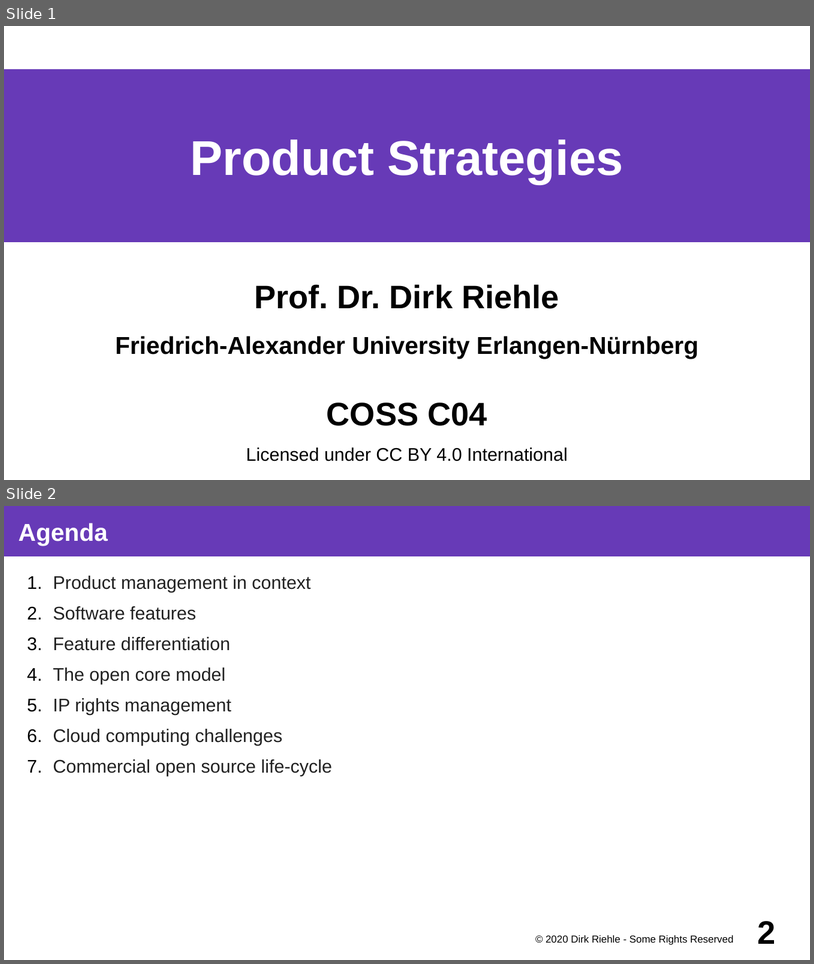
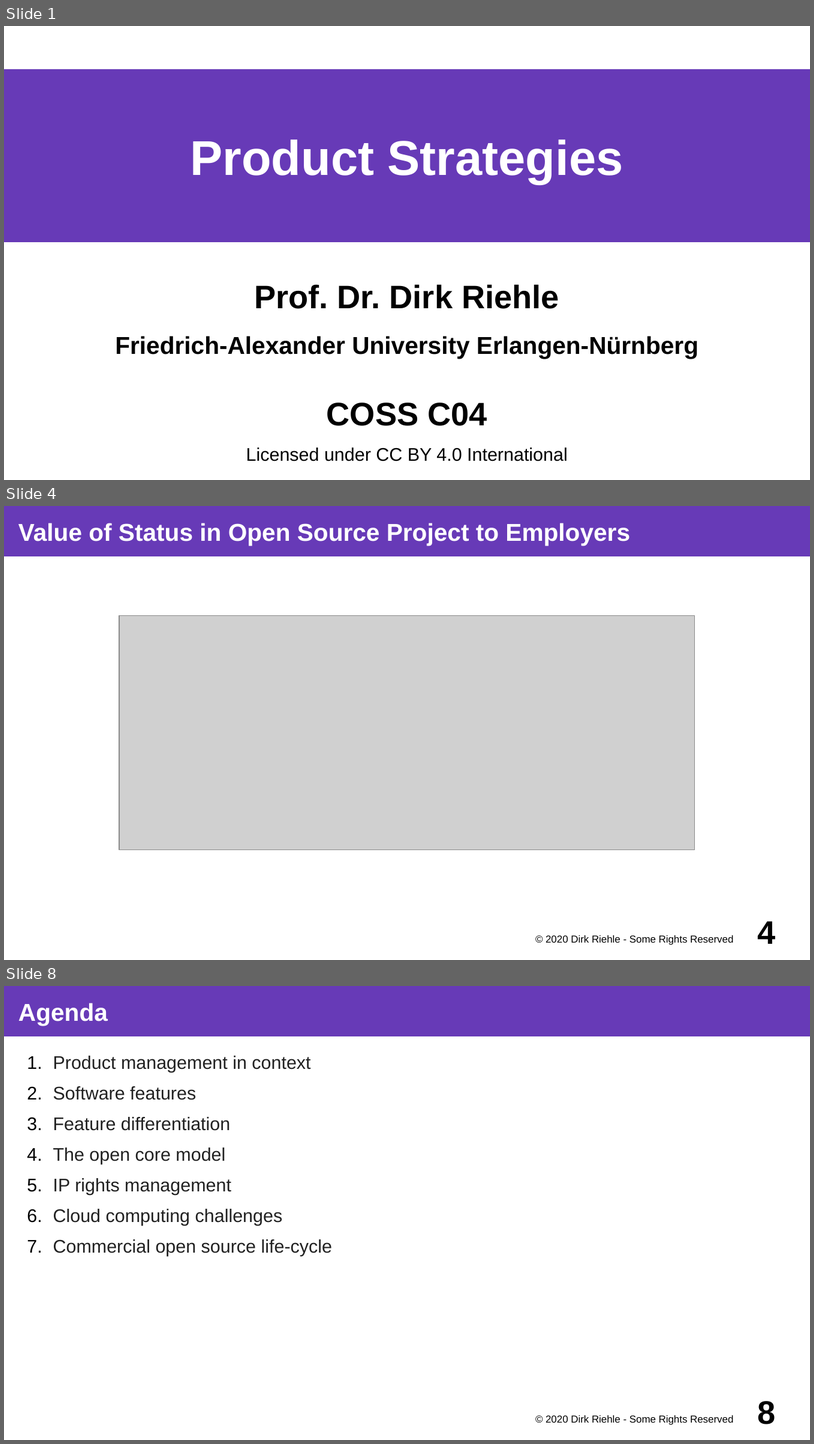
Before and after one commit to dirkriehle/coss-course, a slide deck: Lecture slides/COSS C04 - Product Strategies.odp. Shown one above the other, each under a label of ours: slides 1 and 2 before the commit, slides 1, 4 and 8 after it; the slides between them are not shown. The pictures are 814x964 and 814x1444 pixels, drawn with LibreOffice and Linux fonts; fonts in the diff are those of the drawing; grey boxes stand for pictures. Boxes give left, top, right and bottom in pixels: in the first picture for what was removed or moved away, otherwise in the second. Text is boxed around its words. In the diff, an @@ line names an element or a change of style, - is before the commit and + after.

Commit message:
Fixed up C01 and C02 on open source (in general) after UCSC presentations

```diff
--- a/Lecture slides/COSS C04 - Product Strategies.odp
+++ b/Lecture slides/COSS C04 - Product Strategies.odp
@@ slide 4 added at [4, 506, 810, 960], background #FFFFFF @@
@@ title added at [4, 506, 810, 556], fill #673AB7, 24 pt, text #FFFFFF, bold @@
+Value of Status in Open Source Project to Employers
@@ picture added at [119, 616, 695, 850] @@
@@ text added at [546, 934, 734, 945], 10 pt, text #000000 @@
+© 2020 Dirk Riehle - Some Rights Reserved
@@ page number added at [758, 921, 776, 943], 32 pt, text #000000, bold @@
+4
@@ what was slide 2 is now slide 8 @@
@@ page number at [758, 1401, 776, 1424]: text changed @@
-2
+8
```
Also in this commit, not shown: 5 other slides added, 13 other files.
